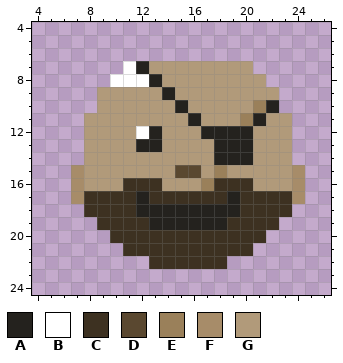
File history of a pixel-art sprite, Sprites/Chef 3.png. This is how it looked before the edit.
The file is 32x32 pixels. Colours within 5 levels of each other are drawn and written as one. Shown: x 4..26, y 4..24.
Palette (. is transparent): A #24221e  B #ffffff  C #3d3121  D #5a4830  E #9a805a  F #a78c69  G #b19a7a
Pixels before, first column x 7:
 7 ....BAGGGGGGGG....
 8 ...BBBAGGGGGGGG...
 9 ..GGGGGAGGGGGGGG..
10 ..GGGGGGAGGGGGEA..
11 .GGGGGGGGAGGGEAGG.
12 .GGGGBAGGGAAAAGGG.
13 .GGGGAAGGGGAAAGGG.
14 .GGGGGGGGGGAAAGGG.
15 FGGGGGGGDDGEGGGGGF
16 FGGGCCCGGGECCCGGGF
17 FCCCCACCCCCCACCCCF
18 .CCCCAAAAAAAACCCC.
19 ..CCCCAAAAAACCCC..
20 ...CCCCCCCCCCCC...
21 ....CCCCCCCCCC....
22 ......CCCCCC......
After the commit:
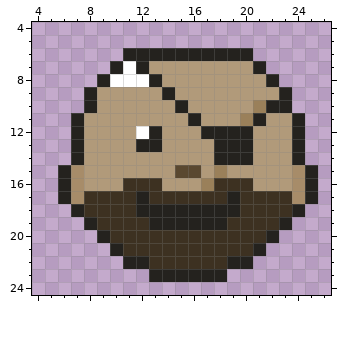
The exact change:
Colour A is added in row 6 at x 11 to 20; in row 7 at x 10 and 21; in row 8 at x 9 and 22; in rows 9 to 10 at x 8 and 23; in rows 11 to 14 at x 7 and 24; in rows 15 to 17 at x 6 and 25.
Colour A is added in row 18 at x 7 and 24; in row 19 at x 8 and 23; in row 20 at x 9 and 22; in row 21 at x 10 and 21; in row 22 at x 11 to 12 and 19 to 20; in row 23 at x 13 to 18.
Changed places in both pictures, as pixel boxes (x1, y1, x2, y2):
added: (58, 48, 318, 282)
